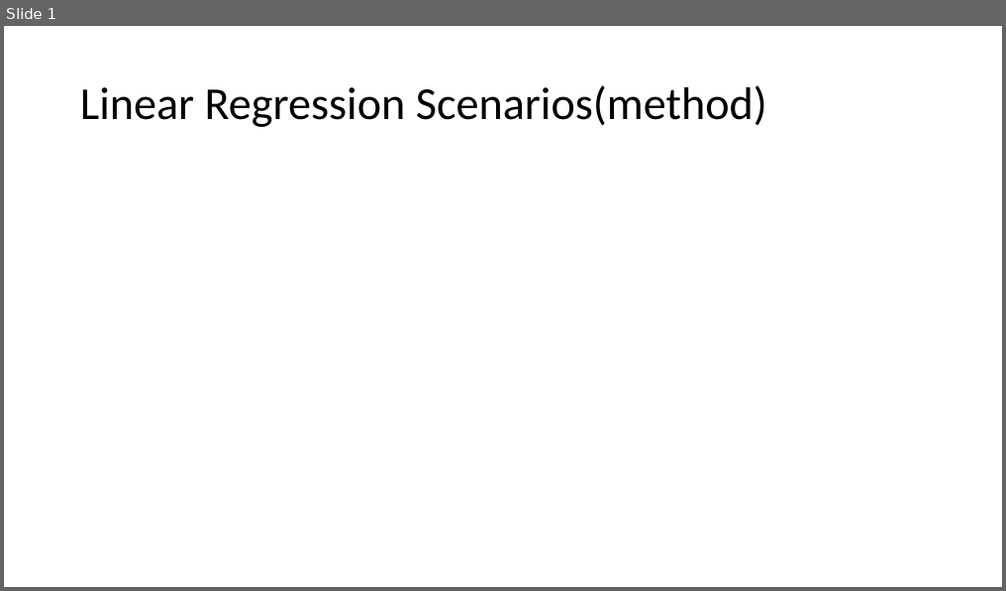
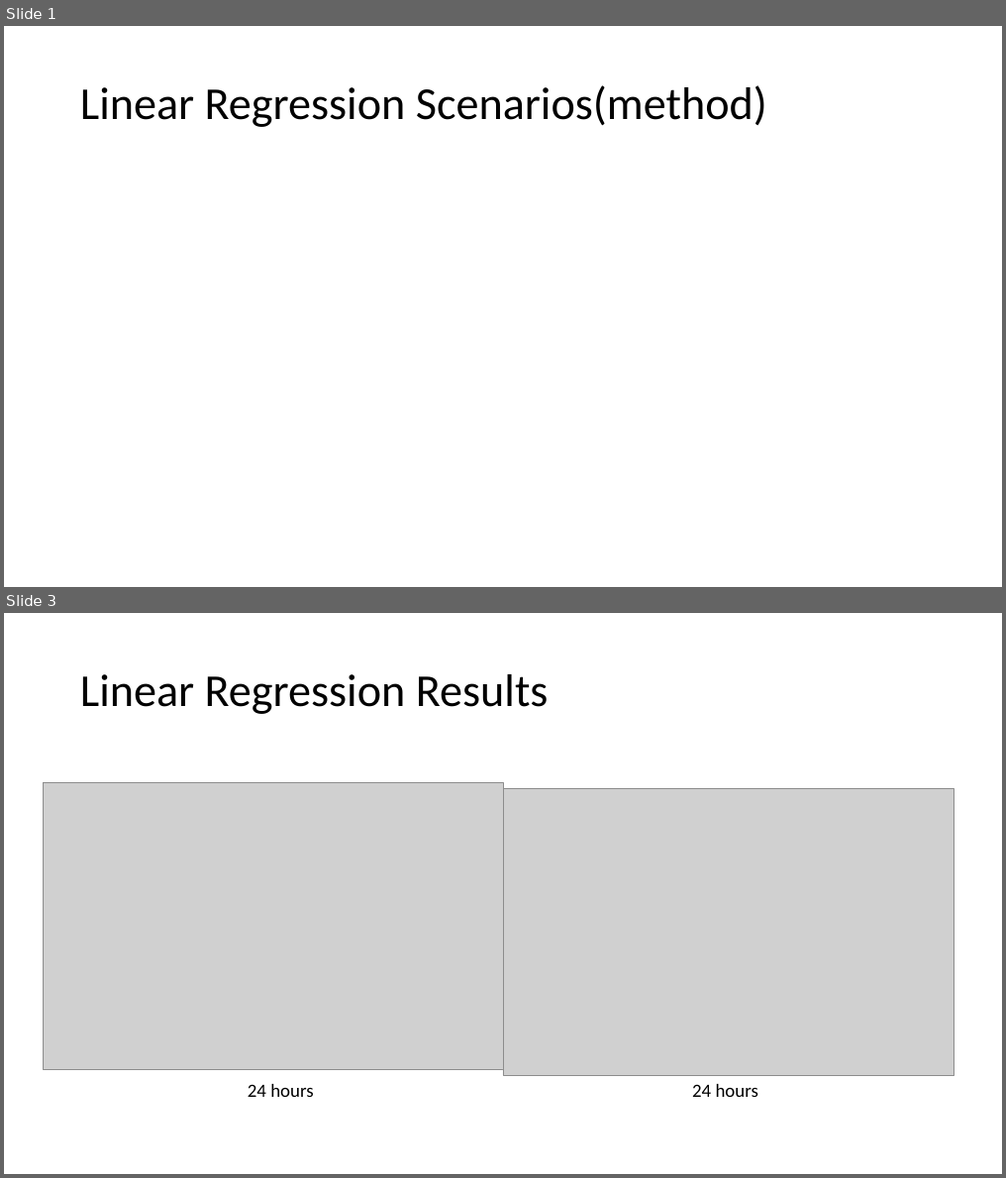
Before and after one commit to jackybowen/Stochastic_MPC_TES, a slide deck: Regression_test/Stochastic_TESS_Slide1.pptx. Shown one above the other, each under a label of ours: slide 1 before the commit, slides 1 and 3 after it; the slides between them are not shown. The pictures are 1006x591 and 1006x1178 pixels, drawn with LibreOffice and Linux fonts; fonts in the diff are those of the drawing; grey boxes stand for pictures. Boxes give left, top, right and bottom in pixels: in the first picture for what was removed or moved away, otherwise in the second. Text is boxed around its words. In the diff, an @@ line names an element or a change of style, - is before the commit and + after.

```diff
--- a/Regression_test/Stochastic_TESS_Slide1.pptx
+++ b/Regression_test/Stochastic_TESS_Slide1.pptx
@@ slide 3 added at (x1=4, y1=613, x2=1002, y2=1174), background #FFFFFF @@
@@ title added at (x1=80, y1=674, x2=548, y2=714), 44 pt, text #000000 @@
+Linear Regression Results
@@ picture added at (x1=44, y1=783, x2=503, y2=1069) @@
@@ picture added at (x1=503, y1=789, x2=954, y2=1075) @@
@@ text added at (x1=248, y1=1084, x2=313, y2=1097), 18 pt, text #000000 @@
+24 hours
@@ text added at (x1=692, y1=1084, x2=758, y2=1097), 18 pt, text #000000 @@
+24 hours
```
Also in this commit, not shown: 1 slide changed, 8 other files.
